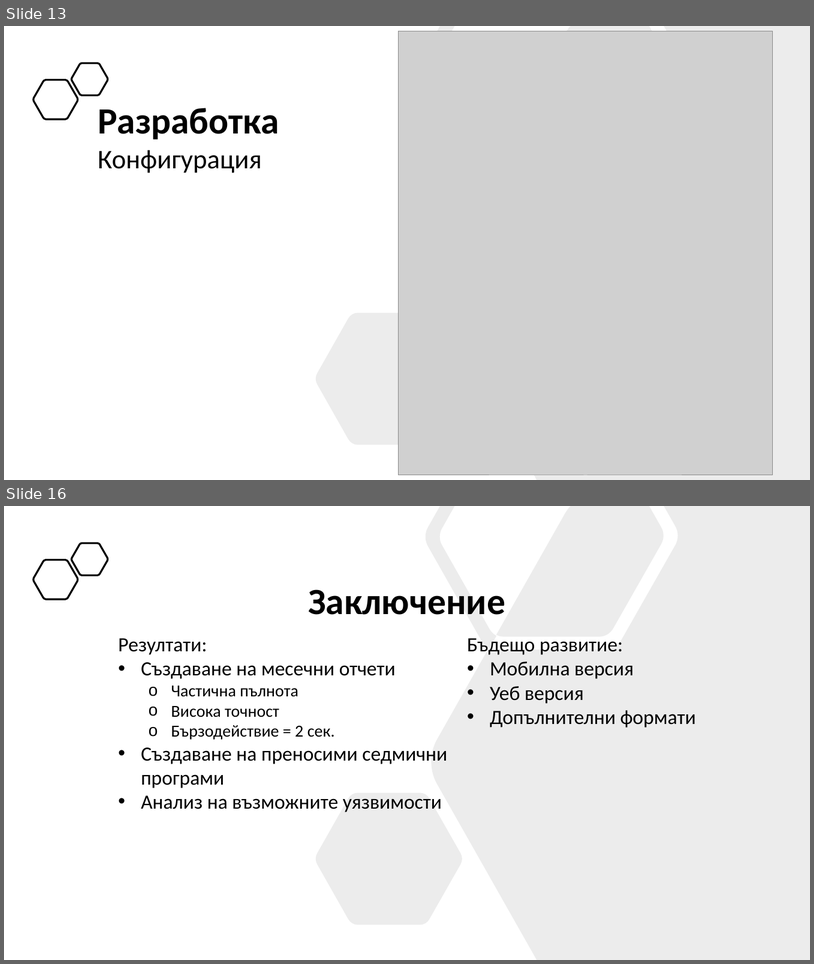
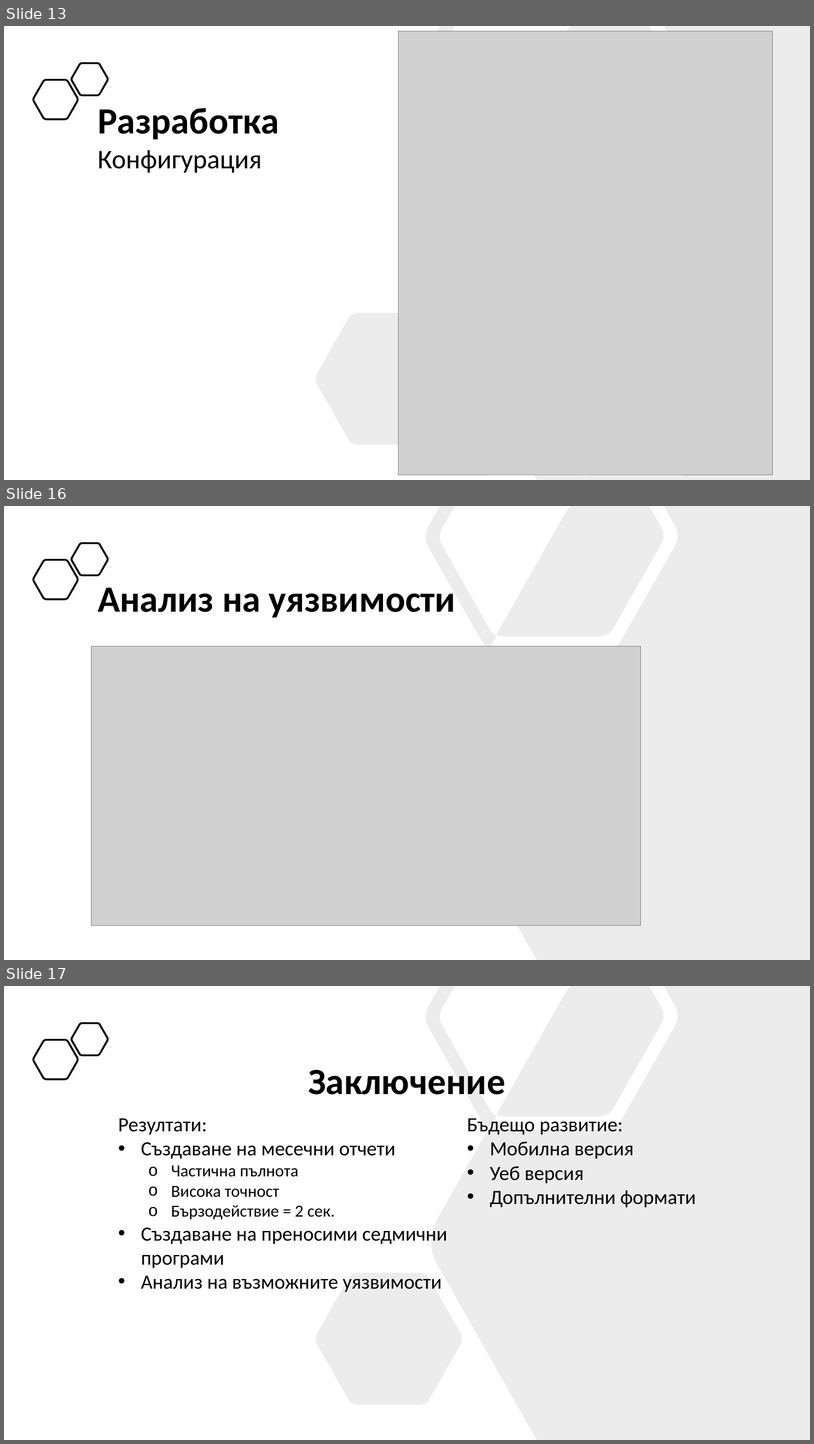
Before and after one commit to nikolaizhnikolov/NVNA-Schedule-Exporter, a slide deck: docs/Дипломна_Работа_62620113.pptx. Shown one above the other, each under a label of ours: slides 13 and 16 before the commit, slides 13, 16 and 17 after it; the slides between them are not shown. The pictures are 814x964 and 814x1444 pixels, drawn with LibreOffice and Linux fonts; fonts in the diff are those of the drawing; grey boxes stand for pictures. Boxes give left, top, right and bottom in pixels: in the first picture for what was removed or moved away, otherwise in the second. Text is boxed around its words. In the diff, an @@ line names an element or a change of style, - is before the commit and + after.

```diff
--- a/docs/Дипломна_Работа_62620113.pptx
+++ b/docs/Дипломна_Работа_62620113.pptx
@@ slide 16 added at [4,506,810,960], background #FFFFFF @@
@@ freeform shape added at [316,506,810,960], fill #808080 at 15% opacity @@
@@ freeform shape added at [72,543,108,575], outline #000000 2.25 pt @@
@@ freeform shape added at [33,560,78,599], outline #000000 2.25 pt @@
@@ text added at [98,588,456,618], 44 pt, text #000000, bold @@
+Анализ на уязвимости
@@ picture added at [92,646,641,925] @@
@@ what was slide 16 is now slide 17 @@
```
Also in this commit, not shown: 3 slides changed, 2 other files.
